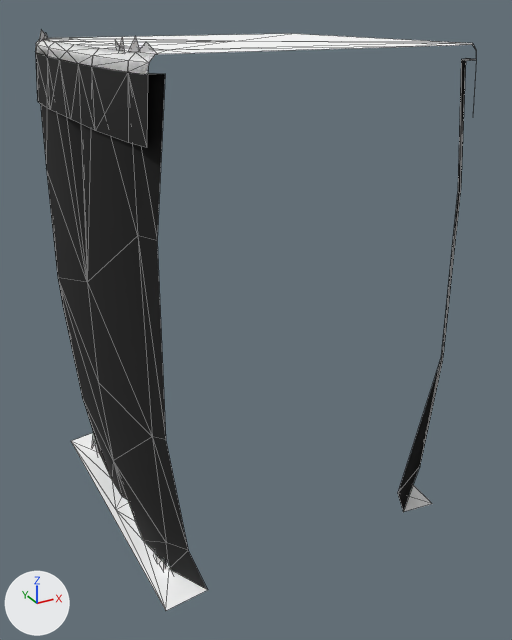
The glTF model web/public/assets/acnh/cliff/4-b-1.glb: old version first, new version second.
The view is the same before and after, from a 50 mm camera at (-10.14, -19.72, 0.87) aimed at (0.28, -0.78, -8.6). The axes (+X, +Y, +Z) are drawn at lower left. The lights are the same throughout. The first picture is the older version. Mesh edges are drawn as thin lines. Where no turn or scale is listed for an object, it has been applied to the vertices.

The scene before the commit, as lines of its bpy script (objects in view):
```python
mat_mcliff = principled_material('mCliff')
mat_mcliff.base_color = (0.0, 0.0, 0.0)  # black #000000
mat_mcliff.roughness = 0.9
me_cliffb__mcliff_mesh = bpy.data.meshes.new('CliffB__mCliff-mesh')
me_cliffb__mcliff_mesh.from_pydata(...)  # 51 vertices, 60 faces; spans x -5.0..5.0, y -5.0..5.0, z -15.0..-0.39
me_cliffb__mcliff_mesh.materials.append(mat_mcliff)  # black #000000
me_grassb_1__mgrass_mesh = bpy.data.meshes.new('GrassB_1__mGrass-mesh')
me_grassb_1__mgrass_mesh.from_pydata(...)  # 16 vertices, 13 faces; spans x -5.0..5.0, y -5.0..5.0, z -15.0..-14.71
me_grassb_1__mgrass_mesh.materials.append(mat_mgrass)  # white #ffffff
me_grasst__mgrass_mesh = bpy.data.meshes.new('GrassT__mGrass-mesh')
me_grasst__mgrass_mesh.from_pydata(...)  # 40 vertices, 55 faces; spans x -4.96..5.0, y -5.0..5.0, z -0.39..0.0
me_grasst__mgrass_mesh.materials.append(mat_mgrass)  # white #ffffff
ob_cliffb__mcliff = bpy.data.objects.new('CliffB__mCliff', me_cliffb__mcliff_mesh)
ob_cliffb__mcliff.location = (0.0, 0.0, 0.0)
ob_grassb_1__mgrass = bpy.data.objects.new('GrassB_1__mGrass', me_grassb_1__mgrass_mesh)
ob_grassb_1__mgrass.location = (0.0, 0.0, 0.0)
ob_grasst__mgrass = bpy.data.objects.new('GrassT__mGrass', me_grasst__mgrass_mesh)
ob_grasst__mgrass.location = (0.0, 0.0, 0.0)
# also in view: 'GrassOP_1__mGrassCliffXlu' at (0.0, 0.0, -0.94)
```
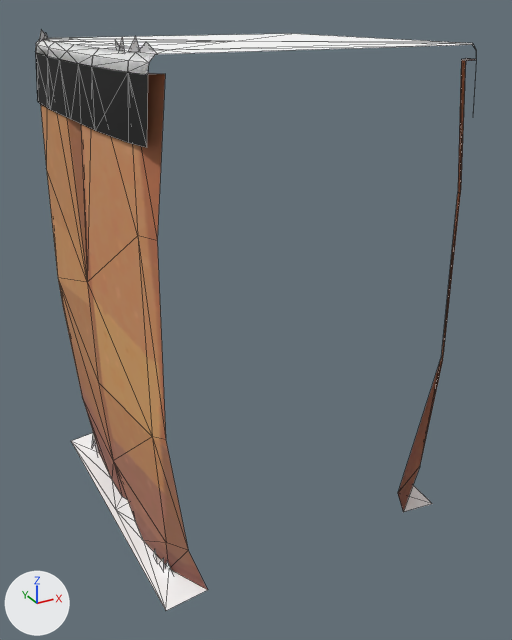
The change in detail:
Picture 'Image_0' (img_image_0) is new.
In material 'mCliff' (mat_mcliff), base_color is no longer (0.0, 0.0, 0.0), black #000000.
In material 'mCliff' (mat_mcliff), texture is now set to img_image_0.

Boxes (x1, y1, x2, y2) around the edits, measured in the pictures (512 x 640 px):
'CliffB__mCliff', surface changed (black to brown): (41, 58, 470, 589) in both
